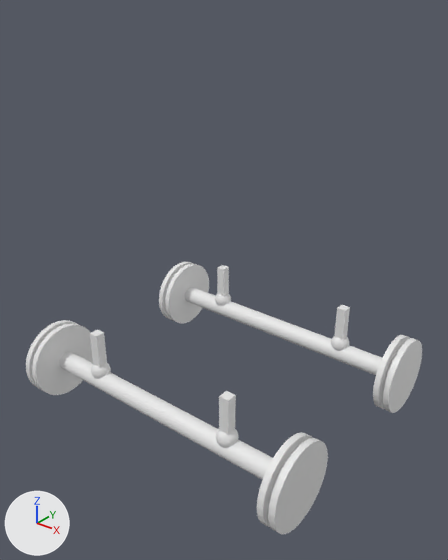
What one commit did to the Blender file proyecto.blend.
Camera for both pictures: a camera (50 mm lens) standing at (3.96, -3.37, 3.71) and looking at (0.59, 0.85, 1.1). The lights are fixed; the arrows at lower left show +X, +Y and +Z.

Names of what the first picture shows: 'Cubo.001', 'Eje', 'Eje.001', 'Rueda1', 'Rueda1.001', 'Rueda1.002', 'Rueda1.003', 'Rueda3', 'Rueda3.001', 'Rueda3.002'.
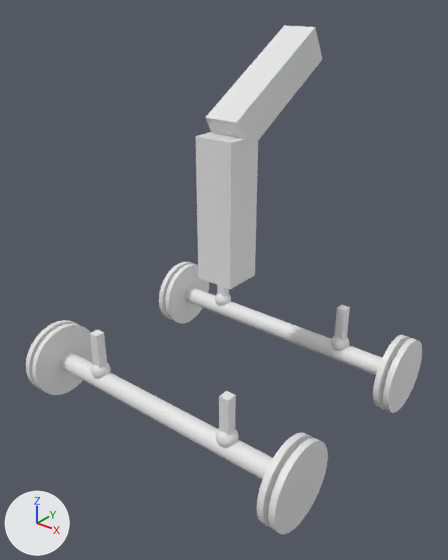
Diff of the bpy script that builds the scene:
```diff
--- a/proyecto.blend.py
+++ b/proyecto.blend.py
@@ ob_eje_003 @@
+ob_eje_003 = bpy.data.objects.new('Eje.003', me_cube_083.copy())  # the mesh of ob_cubo_003
+ob_eje_003.location = (0.5, 1.6, 2.8)
+ob_eje_003.rotation_euler = (-1.047, 0.0, 0.0)  # degrees (-60, 0, 0)
+ob_eje_003.scale = (0.7, 0.7, 2.8)
@@ ob_eje_002 @@
+ob_eje_002 = bpy.data.objects.new('Eje.002', me_cube_083.copy())  # the mesh of ob_cubo_003
+ob_eje_002.location = (0.5, 1.0, 1.75)
+ob_eje_002.scale = (0.8, 0.8, 2.8)
```

Location of each change, [x1, y1, x2, y2] in pixels of the pictures (448 x 560 px):
'Eje.002', added
    after: [196, 132, 258, 289]
'Eje.003', added
    after: [205, 25, 322, 140]
